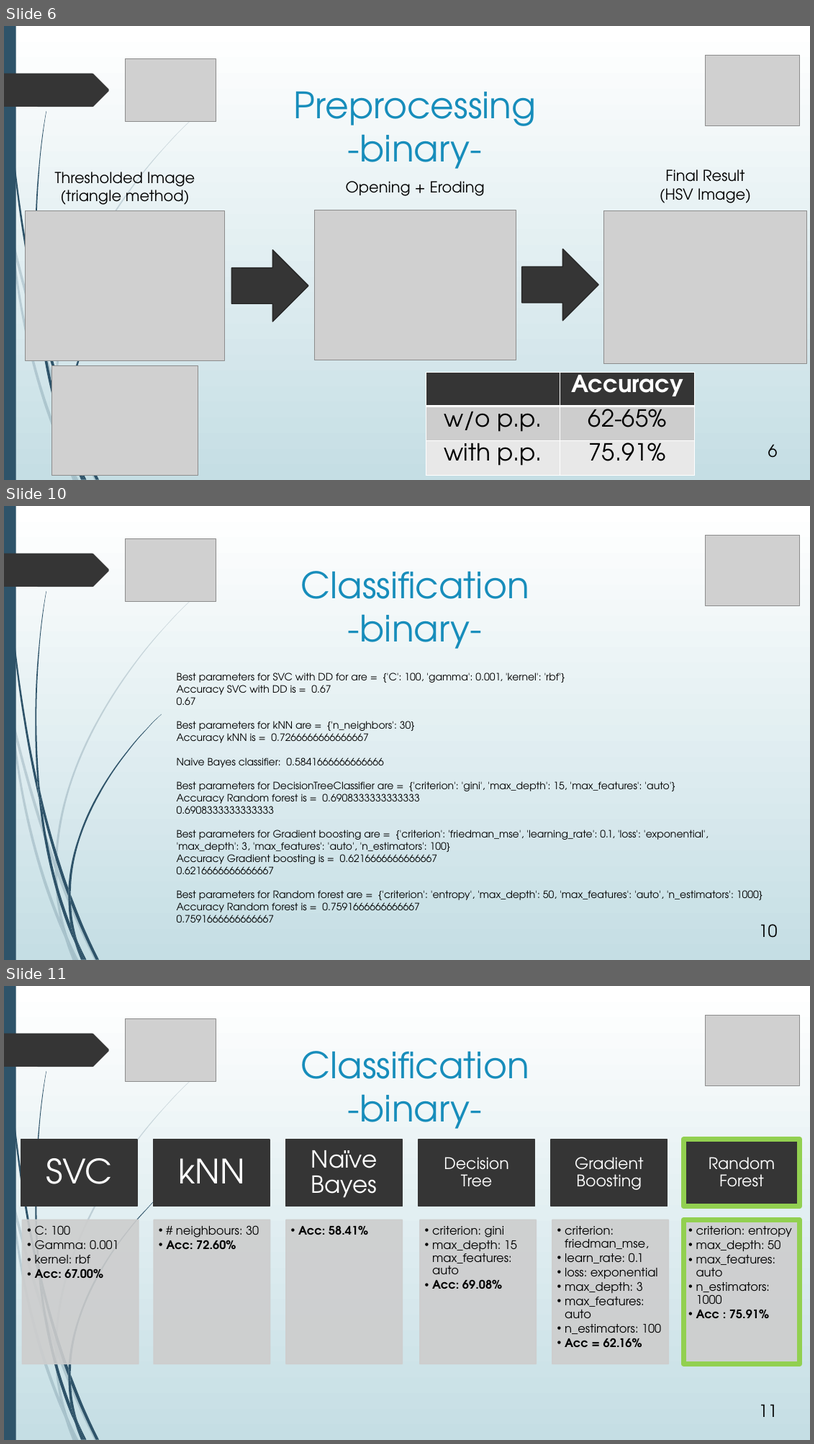
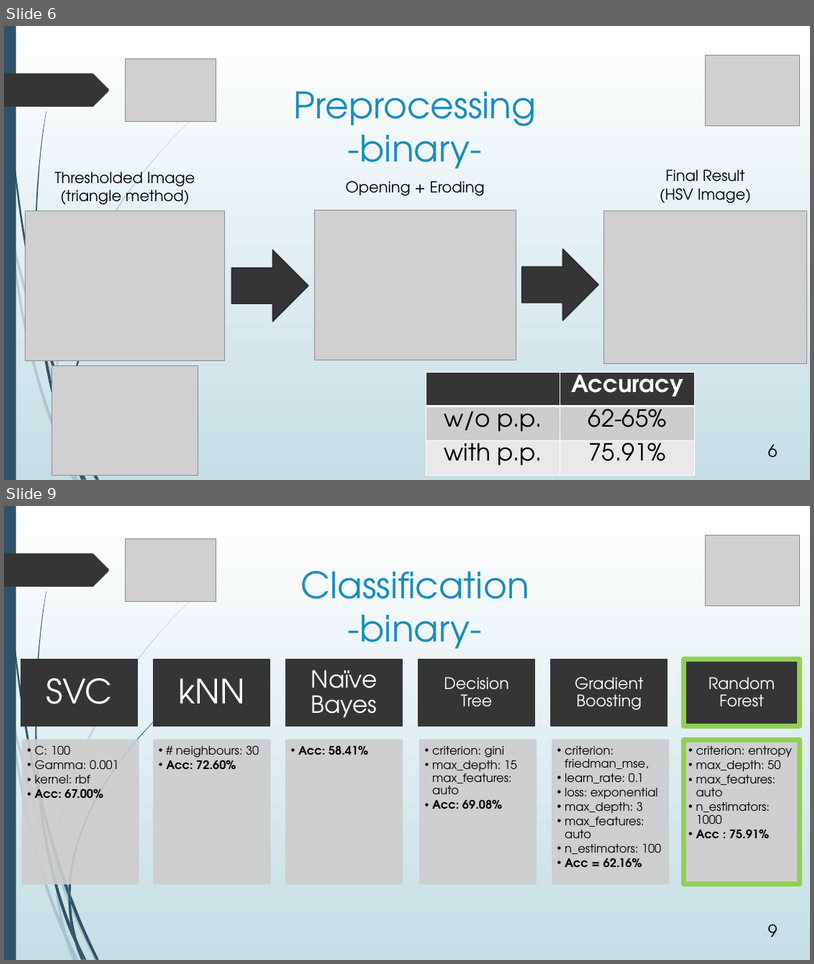
Before and after one commit to avasile96/CAD, a slide deck: Presentation_updated.pptx. Shown one above the other, each under a label of ours: slides 6, 10 and 11 before the commit, slides 6 and 9 after it; the slides between them are not shown. The pictures are 814x1444 and 814x964 pixels, drawn with LibreOffice and Linux fonts; fonts in the diff are those of the drawing; grey boxes stand for pictures. Boxes give left, top, right and bottom in pixels: in the first picture for what was removed or moved away, otherwise in the second. Text is boxed around its words. In the diff, an @@ line names an element or a change of style, - is before the commit and + after.

```diff
--- a/Presentation_updated.pptx
+++ b/Presentation_updated.pptx
@@ slide 10 removed at [4,506,810,960], background gradient #FFFFFF to #C5DEE5; not listed: 24 template elements that a slide beside it also shows @@
@@ picture removed at [125,539,216,602] @@
@@ picture removed at [706,535,800,606] @@
@@ title removed at [301,571,530,649] @@
-Classification
--binary-
@@ text removed at [177,672,763,922] @@
-Best parameters for SVC with DD for are = {'C': 100, 'gamma': 0.001, 'kernel': 'rbf'}
-Accuracy SVC with DD is = 0.67
-0.67
-Best parameters for kNN are = {'n_neighbors': 30}
-Accuracy kNN is = 0.7266666666666667
-Naive Bayes classifier: 0.5841666666666666
-Best parameters for DecisionTreeClassifier are = {'criterion': 'gini', 'max_depth': 15, 'max_features': 'auto'}
-Accuracy Random forest is = 0.6908333333333333
-0.6908333333333333
-Best parameters for Gradient boosting are = {'criterion': 'friedman_mse', 'learning_rate': 0.1, 'loss': 'exponential', 'max_depth': 3, 'max_features': 'auto', 'n_estimators': 100}
-Accuracy Gradient boosting is = 0.6216666666666667
-0.6216666666666667
-Best parameters for Random forest are = {'criterion': 'entropy', 'max_depth': 50, 'max_features': 'auto', 'n_estimators': 1000}
-Accuracy Random forest is = 0.7591666666666667
-0.7591666666666667
@@ page number removed at [759,924,778,937] @@
-10
@@ what was slide 11 is now slide 9 @@
@@ page number at [769,924,778,937]: text changed @@
-11
+9
```
Also in this commit, not shown: 8 slides changed, 2 slides added, 1 other slide removed.
